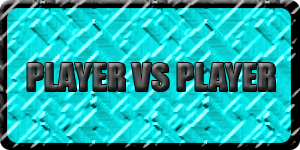
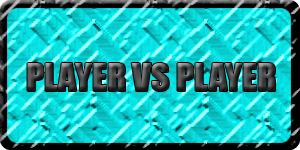
Layered file, before and after one edit (w=300, h=150). Changes by layer:
painted on "Layer 1" over left=0, top=1, right=300, bottom=149
